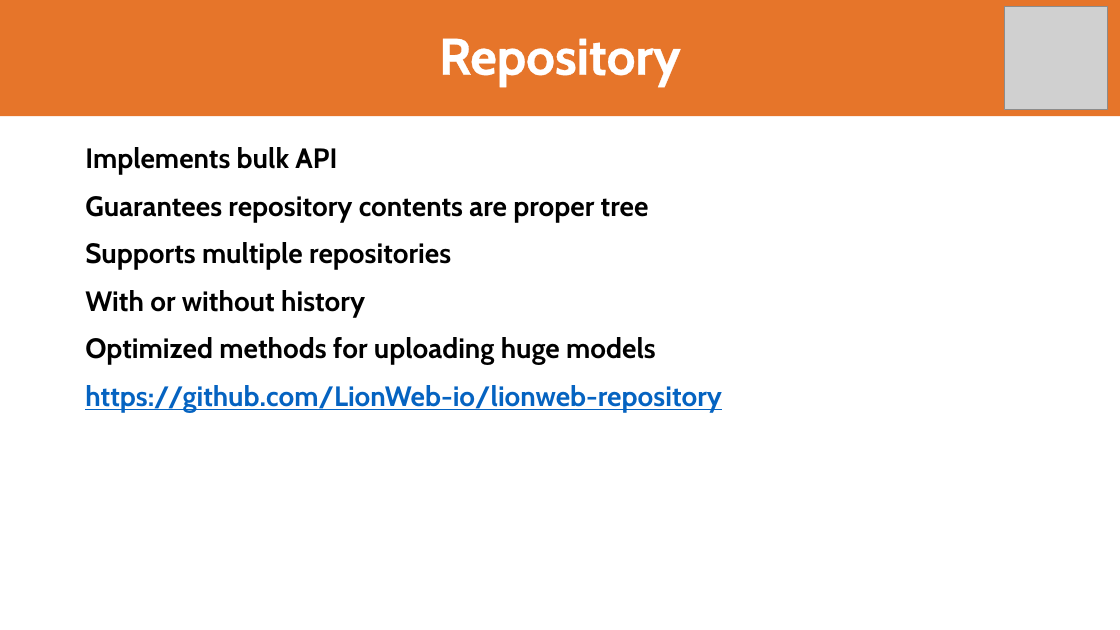
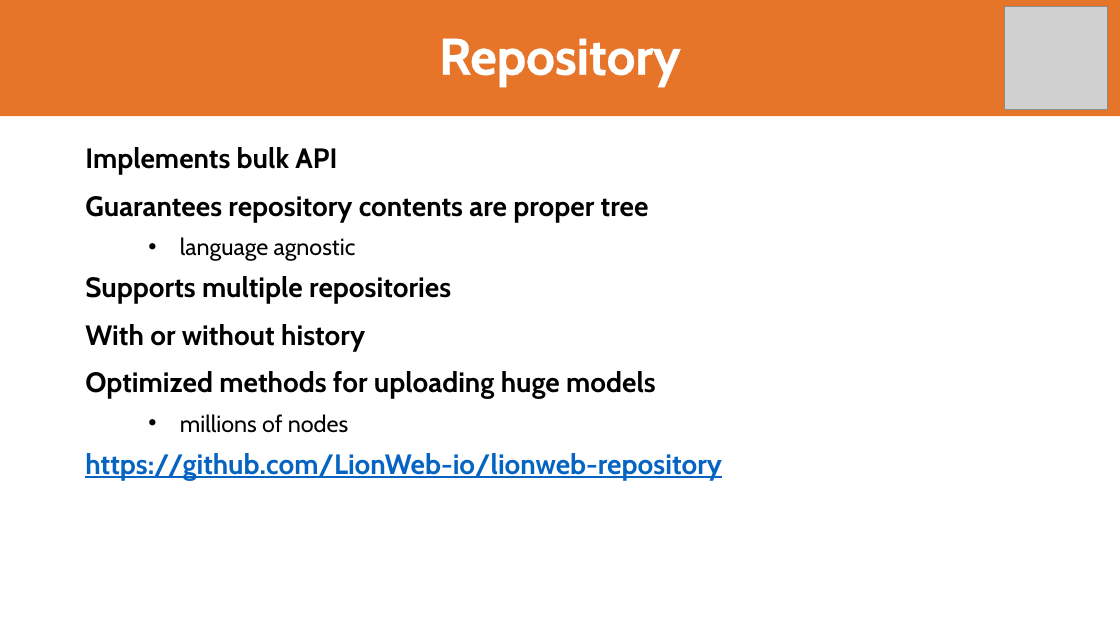
Before and after one commit to LionWeb-io/specification, a slide deck: slide 19 of resources/LangDev 2024 Talk.pptx. Drawn at 1120x630 pixels with LibreOffice and Linux fonts; fonts in the diff are those of the drawing; grey boxes stand for pictures; background and template pictures are left out. Boxes give left, top, right and bottom in pixels: in the first picture for what was removed or moved away, otherwise in the second. Text is boxed around its words. In the diff, an @@ line names an element or a change of style, - is before the commit and + after.

```diff
--- a/resources/LangDev 2024 Talk.pptx
+++ b/resources/LangDev 2024 Talk.pptx
@@ text at (x1=180, y1=237, x2=356, y2=261): paragraph added @@
+  • language agnostic
@@ text at (x1=180, y1=414, x2=348, y2=433): paragraph added @@
+  • millions of nodes
```
Also in this commit, not shown: 12 other slides changed, 1 slide added, 4 slides removed.
